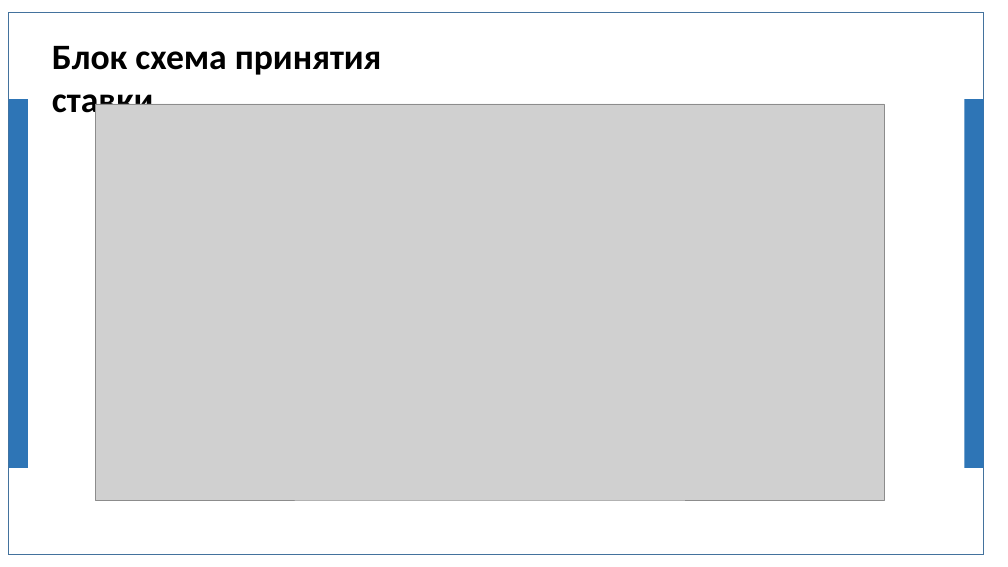
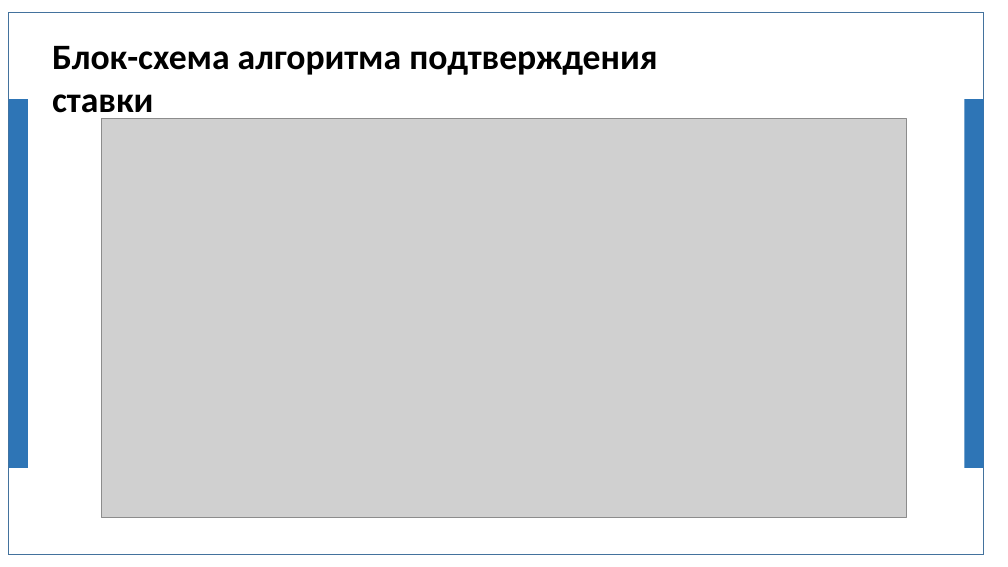
Before and after one commit to jk2911/diplom, a slide deck: slide 10 of doklad.PPTX. Drawn at 1008x567 pixels with LibreOffice and Linux fonts; fonts in the diff are those of the drawing; grey boxes stand for pictures; background and template pictures are left out. Boxes give left, top, right and bottom in pixels: in the first picture for what was removed or moved away, otherwise in the second. Text is boxed around its words. In the diff, an @@ line names an element or a change of style, - is before the commit and + after.

```diff
--- a/doklad.PPTX
+++ b/doklad.PPTX
@@ text at [52,46,657,122]: text changed @@
-Блок схема принятия ставки
+Блок-схема алгоритма подтверждения ставки
@@ picture: place and size @@
-picture at [95,104,884,501]
+picture at [101,119,907,517]
```
Also in this commit, not shown: 3 other slides changed, 1 other file.
